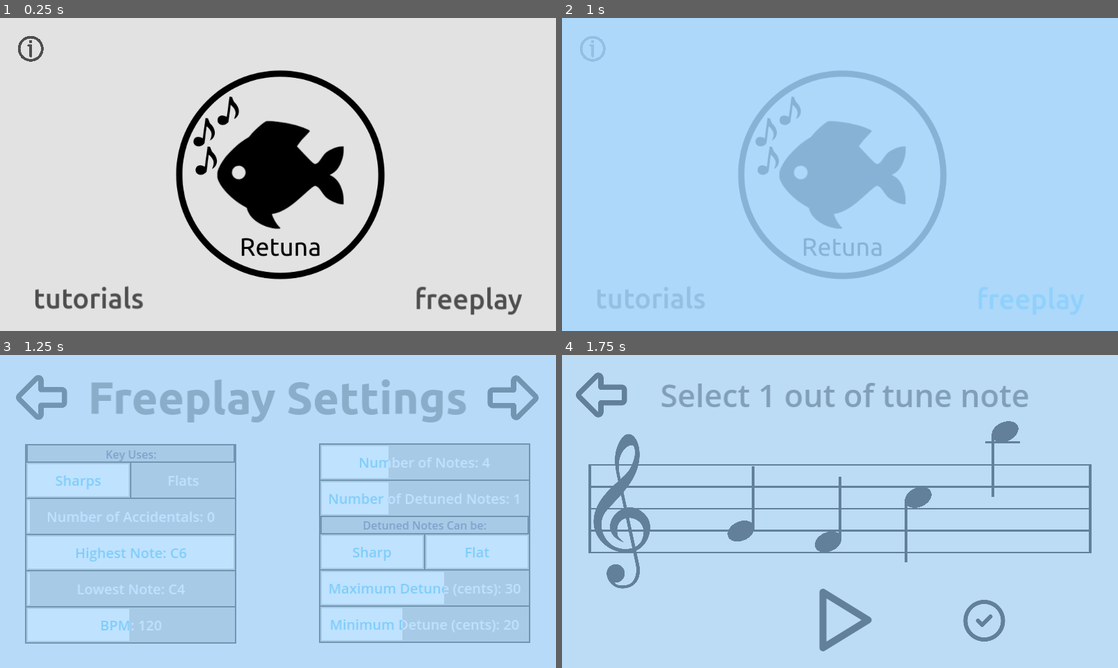
Above: before the commit, frames 1-4 (two rows, left to right).
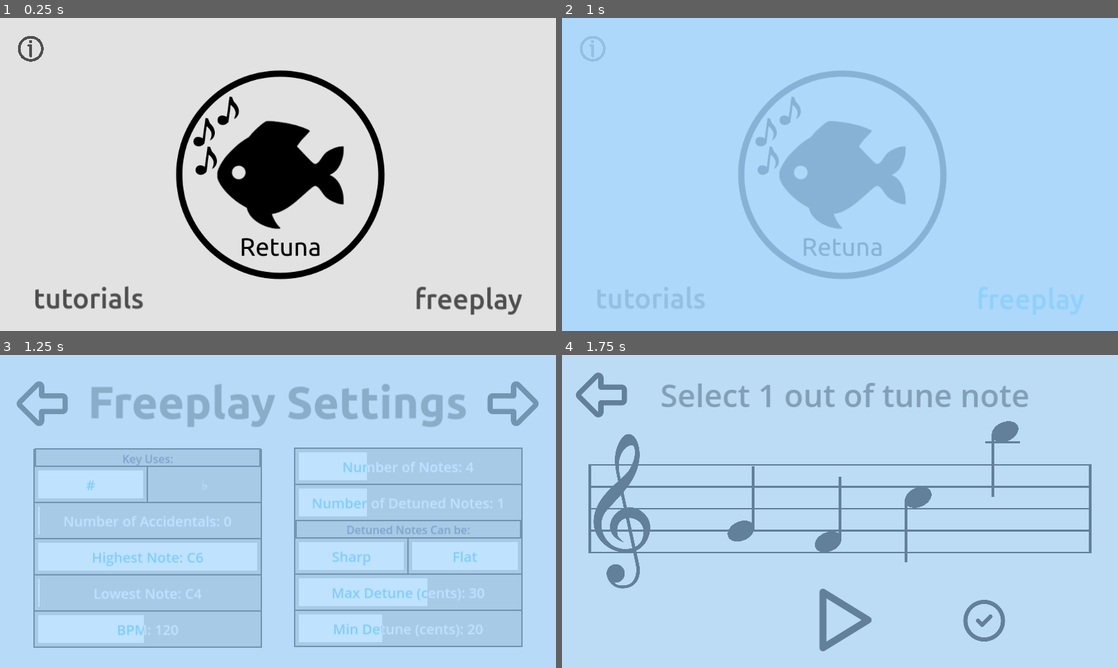
Above: after the commit, the same moments.

Repository: Sniggiho/COMP225-Reluna
Game: Godot game, scene res://Scenes/MainMenu/menuScreen.tscn
The game is run twice, just before and just after one commit, with the same random seed, the same clock (stepped at 60 frames per second) and the same inputs.
Inputs (mouse positions are in pixels of both pictures, inside the frame that each line leads up to; where the layout moved, square brackets give the same spot in the first picture):
- Up to frame 1 (0.25 s): no input
- Up to frame 2 (1 s): click "freeplay" at 0.5 s
- Up to frame 3 (1.25 s): no input
- Up to frame 4 (1.75 s): click (1073, 405) [1073, 398] at 1.25 s

Frames 1-2 are identical in both runs. In frame 3, 12% of the frame differs, in the area x 2-97%, y 6-94%; in frame 4, nothing differs.

Commit message:
Added inner margin to slider and list

Diff:
--- a/Project/Scenes/FreeplaySettingsMenu/FreeplaySettingsMenu.tscn
+++ b/Project/Scenes/FreeplaySettingsMenu/FreeplaySettingsMenu.tscn
@@ -46,10 +46,10 @@
 script = ExtResource("1_qg26p")
 
 [node name="BackButton" type="TextureButton" parent="."]
-offset_left = 28.0
-offset_top = 32.0
-offset_right = 268.0
-offset_bottom = 272.0
+offset_left = 30.0
+offset_top = 50.0
+offset_right = 270.0
+offset_bottom = 290.0
 scale = Vector2(0.75, 0.75)
 focus_neighbor_top = NodePath("../CenterContainer/VBoxContainer/CenterContainer/HBoxContainer/Column A/ColumnA/BPM")
 focus_neighbor_right = NodePath("../ForwardButton")
@@ -57,17 +57,11 @@
 texture_hover = ExtResource("3_sr1yc")
 texture_focused = ExtResource("3_sr1yc")
 
-[node name="NotesSettings" type="VBoxContainer" parent="."]
-offset_left = 397.0
-offset_top = 9.0
-offset_right = 1205.0
-offset_bottom = 969.0
-
 [node name="ForwardButton" type="TextureButton" parent="."]
 offset_left = 1388.0
-offset_top = 33.0
+offset_top = 50.0
 offset_right = 1628.0
-offset_bottom = 273.0
+offset_bottom = 290.0
 scale = Vector2(0.75, 0.75)
 focus_neighbor_left = NodePath("../BackButton")
 focus_neighbor_top = NodePath("../CenterContainer/VBoxContainer/CenterContainer/HBoxContainer/Column B/ColumnB/MinDetuneCents")
@@ -77,9 +71,8 @@
 flip_h = true
 
 [node name="CenterContainer" type="CenterContainer" parent="."]
-offset_top = -13.0
 offset_right = 1600.0
-offset_bottom = 887.0
+offset_bottom = 900.0
 mouse_filter = 2
 
 [node name="VBoxContainer" type="VBoxContainer" parent="CenterContainer"]
@@ -100,12 +93,13 @@
 [node name="HBoxContainer" type="HBoxContainer" parent="CenterContainer/VBoxContainer/CenterContainer"]
 layout_mode = 2
 mouse_filter = 2
-theme_override_constants/separation = 245
+theme_override_constants/separation = 100
 
 [node name="Column A" type="CenterContainer" parent="CenterContainer/VBoxContainer/CenterContainer/HBoxContainer"]
 layout_mode = 2
 
 [node name="ColumnA" type="VBoxContainer" parent="CenterContainer/VBoxContainer/CenterContainer/HBoxContainer/Column A"]
+custom_minimum_size = Vector2(650, 0)
 layout_mode = 2
 
 [node name="Accidental Choice" type="VBoxContainer" parent="CenterContainer/VBoxContainer/CenterContainer/HBoxContainer/Column A/ColumnA"]
@@ -125,7 +119,7 @@
 theme_override_styles/separator = SubResource("StyleBoxLine_pjunv")
 
 [node name="ColorRect" type="ColorRect" parent="CenterContainer/VBoxContainer/CenterContainer/HBoxContainer/Column A/ColumnA/Accidental Choice/HBoxContainer"]
-custom_minimum_size = Vector2(592, 50)
+custom_minimum_size = Vector2(642, 50)
 layout_mode = 2
 color = Color(0.683594, 0.683594, 0.683594, 1)
 
@@ -156,70 +150,73 @@
 [node name="BySharps" parent="CenterContainer/VBoxContainer/CenterContainer/HBoxContainer/Column A/ColumnA/Accidental Choice" node_paths=PackedStringArray("topFocus") instance=ExtResource("19_ik1lg")]
 custom_minimum_size = Vector2(0, 100)
 layout_mode = 2
+innerMargin = 10.0
 sharpPressed = true
 negativeColor = Color(0.6875, 0.6875, 0.6875, 1)
 negativeFontColor = Color(0.996094, 0.996094, 0.996094, 1)
 type = 0
 topFocus = NodePath("../../../../../../../../BackButton")
-leftLabel = "Sharps"
-rightLabel = "Flats"
+leftLabel = "#"
+rightLabel = "♭"
 
 [node name="Background" parent="CenterContainer/VBoxContainer/CenterContainer/HBoxContainer/Column A/ColumnA/Accidental Choice/BySharps" index="0"]
-offset_right = 604.0
+offset_right = 654.0
 offset_bottom = 104.0
 
 [node name="Foreground1" parent="CenterContainer/VBoxContainer/CenterContainer/HBoxContainer/Column A/ColumnA/Accidental Choice/BySharps" index="1"]
-offset_right = 300.0
-offset_bottom = 100.0
-color = Color(0.690196, 0.690196, 0.690196, 1)
+offset_right = 325.0
+offset_bottom = 100.0
 
 [node name="Foreground2" parent="CenterContainer/VBoxContainer/CenterContainer/HBoxContainer/Column A/ColumnA/Accidental Choice/BySharps" index="2"]
-offset_left = 300.0
-offset_right = 600.0
-offset_bottom = 100.0
-color = Color(0.690196, 0.690196, 0.690196, 1)
+offset_left = 325.0
+offset_right = 650.0
+offset_bottom = 100.0
 
 [node name="SharpButton" parent="CenterContainer/VBoxContainer/CenterContainer/HBoxContainer/Column A/ColumnA/Accidental Choice/BySharps" index="3"]
-offset_right = 298.0
+offset_right = 323.0
 offset_bottom = 100.0
 focus_neighbor_top = NodePath("../../../../../../../../../BackButton")
 
 [node name="ColorRect" parent="CenterContainer/VBoxContainer/CenterContainer/HBoxContainer/Column A/ColumnA/Accidental Choice/BySharps/SharpButton" index="0"]
-offset_right = 294.0
-offset_bottom = 96.0
+offset_left = 10.0
+offset_top = 10.0
+offset_right = 313.0
+offset_bottom = 90.0
 color = Color(1, 1, 1, 1)
 
 [node name="CenterContainer" parent="CenterContainer/VBoxContainer/CenterContainer/HBoxContainer/Column A/ColumnA/Accidental Choice/BySharps/SharpButton" index="1"]
-offset_right = 298.0
+offset_right = 323.0
 offset_bottom = 100.0
 
 [node name="RichTextLabel" parent="CenterContainer/VBoxContainer/CenterContainer/HBoxContainer/Column A/ColumnA/Accidental Choice/BySharps/SharpButton/CenterContainer" index="0"]
 theme_override_colors/default_color = Color(0.164706, 0.717647, 0.921569, 1)
 theme_override_font_sizes/normal_font_size = 40
-text = "Sharps"
+text = "#"
 
 [node name="FlatButton" parent="CenterContainer/VBoxContainer/CenterContainer/HBoxContainer/Column A/ColumnA/Accidental Choice/BySharps" index="4"]
-offset_left = 302.0
-offset_right = 600.0
+offset_left = 327.0
+offset_right = 650.0
 offset_bottom = 100.0
 focus_neighbor_top = NodePath("../../../../../../../../../BackButton")
 
 [node name="ColorRect" parent="CenterContainer/VBoxContainer/CenterContainer/HBoxContainer/Column A/ColumnA/Accidental Choice/BySharps/FlatButton" index="0"]
-offset_right = 294.0
-offset_bottom = 96.0
+offset_left = 10.0
+offset_top = 10.0
+offset_right = 313.0
+offset_bottom = 90.0
 color = Color(0.6875, 0.6875, 0.6875, 1)
 
 [node name="CenterContainer" parent="CenterContainer/VBoxContainer/CenterContainer/HBoxContainer/Column A/ColumnA/Accidental Choice/BySharps/FlatButton" index="1"]
-offset_right = 298.0
+offset_right = 323.0
 offset_bottom = 100.0
 
 [node name="RichTextLabel" parent="CenterContainer/VBoxContainer/CenterContainer/HBoxContainer/Column A/ColumnA/Accidental Choice/BySharps/FlatButton/CenterContainer" index="0"]
 theme_override_colors/default_color = Color(0.996094, 0.996094, 0.996094, 1)
 theme_override_font_sizes/normal_font_size = 40
-text = "Flats"
+text = "♭"
 
 [node name="Line2D" parent="CenterContainer/VBoxContainer/CenterContainer/HBoxContainer/Column A/ColumnA/Accidental Choice/BySharps" index="5"]
-points = PackedVector2Array(300, 0, 300, 100)
+points = PackedVector2Array(325, 0, 325, 100)
 
 [node name="NumAccidentals" parent="CenterContainer/VBoxContainer/CenterContainer/HBoxContainer/Column A/ColumnA" instance=ExtResource("18_2jqco")]
 custom_minimum_size = Vector2(0, 100)
@@ -229,6 +226,7 @@
 script = ExtResource("16_vterl")
 text = "Number of Accidentals"
 maxActualValue = 6
+innerMargin = 10.0
 height = 100.0
 
 [node name="MaxNote" parent="CenterContainer/VBoxContainer/CenterContainer/HBoxContainer/Column A/ColumnA" instance=ExtResource("18_2jqco")]
@@ -238,6 +236,7 @@
 value = 0.0
 script = ExtResource("20_ivtfm")
 text = "Highest Note"
+innerMargin = 10.0
 height = 100.0
 
 [node name="MinNote" parent="CenterContainer/VBoxContainer/CenterContainer/HBoxContainer/Column A/ColumnA" instance=ExtResource("18_2jqco")]
@@ -248,6 +247,7 @@
 script = ExtResource("19_08umj")
 text = "Lowest Note"
 maxActualValue = -1
+innerMargin = 10.0
 height = 100.0
 
 [node name="BPM" parent="CenterContainer/VBoxContainer/CenterContainer/HBoxContainer/Column A/ColumnA" instance=ExtResource("18_2jqco")]
@@ -261,12 +261,14 @@
 text = "BPM"
 minActualValue = 100
 maxActualValue = 240
+innerMargin = 10.0
 height = 100.0
 
 [node name="Column B" type="CenterContainer" parent="CenterContainer/VBoxContainer/CenterContainer/HBoxContainer"]
 layout_mode = 2
 
 [node name="ColumnB" type="VBoxContainer" parent="CenterContainer/VBoxContainer/CenterContainer/HBoxContainer/Column B"]
+custom_minimum_size = Vector2(650, 0)
 layout_mode = 2
 
 [node name="NumNotes" parent="CenterContainer/VBoxContainer/CenterContainer/HBoxContainer/Column B/ColumnB" instance=ExtResource("18_2jqco")]
@@ -278,6 +280,7 @@
 text = "Number of Notes"
 minActualValue = 4
 maxActualValue = 12
+innerMargin = 10.0
 height = 100.0
 
 [node name="NumDetunedNotes" parent="CenterContainer/VBoxContainer/CenterContainer/HBoxContainer/Column B/ColumnB" instance=ExtResource("18_2jqco")]
@@ -289,6 +292,7 @@
 text = "Number of Detuned Notes"
 minActualValue = 1
 maxActualValue = 3
+innerMargin = 10.0
 height = 100.0
 
 [node name="DetuneDirection" type="VBoxContainer" parent="CenterContainer/VBoxContainer/CenterContainer/HBoxContainer/Column B/ColumnB"]
@@ -309,7 +313,7 @@
 theme_override_styles/separator = SubResource("StyleBoxLine_kvu5a")
 
 [node name="ColorRect" type="ColorRect" parent="CenterContainer/VBoxContainer/CenterContainer/HBoxContainer/Column B/ColumnB/DetuneDirection/CenterContainer"]
-custom_minimum_size = Vector2(592, 50)
+custom_minimum_size = Vector2(642, 50)
 layout_mode = 2
 color = Color(0.6875, 0.6875, 0.6875, 1)
 
@@ -341,6 +345,7 @@
 custom_minimum_size = Vector2(0, 100)
 layout_mode = 2
 script = ExtResource("10_6dn0e")
+innerMargin = 10.0
 flatPressed = true
 negativeColor = Color(0.6875, 0.6875, 0.6875, 1)
 positiveColor = Color(1, 1, 1, 1)
@@ -353,7 +358,7 @@
 layout_mode = 0
 offset_left = -4.0
 offset_top = -4.0
-offset_right = 604.0
+offset_right = 654.0
 offset_bottom = 104.0
 mouse_filter = 2
 color = Color(0, 0, 0, 1)
@@ -361,7 +366,7 @@
 
 [node name="Foreground1" type="ColorRect" parent="CenterContainer/VBoxContainer/CenterContainer/HBoxContainer/Column B/ColumnB/DetuneDirection/DetuneDirection"]
 layout_mode = 0
-offset_right = 300.0
+offset_right = 325.0
 offset_bottom = 100.0
 mouse_filter = 2
 color = Color(0.690196, 0.690196, 0.690196, 1)
@@ -369,8 +374,8 @@
 
 [node name="Foreground2" type="ColorRect" parent="CenterContainer/VBoxContainer/CenterContainer/HBoxContainer/Column B/ColumnB/DetuneDirection/DetuneDirection"]
 layout_mode = 0
-offset_left = 300.0
-offset_right = 600.0
+offset_left = 325.0
+offset_right = 650.0
 offset_bottom = 100.0
 mouse_filter = 2
 color = Color(0.690196, 0.690196, 0.690196, 1)
@@ -378,7 +383,7 @@
 
 [node name="SharpButton" type="Button" parent="CenterContainer/VBoxContainer/CenterContainer/HBoxContainer/Column B/ColumnB/DetuneDirection/DetuneDirection"]
 layout_mode = 0
-offset_right = 298.0
+offset_right = 323.0
 offset_bottom = 100.0
 theme_override_styles/focus = SubResource("StyleBoxEmpty_jsukl")
 text = "Sharp"
@@ -387,16 +392,16 @@
 
 [node name="ColorRect" type="ColorRect" parent="CenterContainer/VBoxContainer/CenterContainer/HBoxContainer/Column B/ColumnB/DetuneDirection/DetuneDirection/SharpButton"]
 layout_mode = 0
-offset_left = 4.0
-offset_top = 4.0
-offset_right = 294.0
-offset_bottom = 96.0
+offset_left = 10.0
+offset_top = 10.0
+offset_right = 313.0
+offset_bottom = 90.0
 mouse_filter = 2
 metadata/_edit_lock_ = true
 
 [node name="CenterContainer" type="CenterContainer" parent="CenterContainer/VBoxContainer/CenterContainer/HBoxContainer/Column B/ColumnB/DetuneDirection/DetuneDirection/SharpButton"]
 layout_mode = 0
-offset_right = 298.0
+offset_right = 323.0
 offset_bottom = 100.0
 metadata/_edit_lock_ = true
 
@@ -413,8 +418,8 @@
 
 [node name="FlatButton" type="Button" parent="CenterContainer/VBoxContainer/CenterContainer/HBoxContainer/Column B/ColumnB/DetuneDirection/DetuneDirection"]
 layout_mode = 2
-offset_left = 302.0
-offset_right = 600.0
+offset_left = 327.0
+offset_right = 650.0
 offset_bottom = 100.0
 theme_override_styles/focus = SubResource("StyleBoxEmpty_7w4nd")
 text = "Flat"
@@ -423,16 +428,16 @@
 
 [node name="ColorRect" type="ColorRect" parent="CenterContainer/VBoxContainer/CenterContainer/HBoxContainer/Column B/ColumnB/DetuneDirection/DetuneDirection/FlatButton"]
 layout_mode = 0
-offset_left = 4.0
-offset_top = 4.0
-offset_right = 294.0
-offset_bottom = 96.0
+offset_left = 10.0
+offset_top = 10.0
+offset_right = 313.0
+offset_bottom = 90.0
 mouse_filter = 2
 metadata/_edit_lock_ = true
 
 [node name="CenterContainer" type="CenterContainer" parent="CenterContainer/VBoxContainer/CenterContainer/HBoxContainer/Column B/ColumnB/DetuneDirection/DetuneDirection/FlatButton"]
 layout_mode = 0
-offset_right = 298.0
+offset_right = 323.0
 offset_bottom = 100.0
 metadata/_edit_lock_ = true
 
@@ -449,7 +454,7 @@
 metadata/_edit_lock_ = true
 
 [node name="Line2D" type="Line2D" parent="CenterContainer/VBoxContainer/CenterContainer/HBoxContainer/Column B/ColumnB/DetuneDirection/DetuneDirection"]
-points = PackedVector2Array(300, 0, 300, 100)
+points = PackedVector2Array(325, 0, 325, 100)
 width = 4.0
 default_color = Color(0, 0, 0, 1)
 metadata/_edit_lock_ = true
@@ -461,9 +466,10 @@
 step = 5.0
 value = 30.0
 script = ExtResource("21_oi6lf")
-text = "Maximum Detune (cents)"
+text = "Max Detune (cents)"
 minActualValue = 5
 maxActualValue = 50
+innerMargin = 10.0
 height = 100.0
 
 [node name="MinDetuneCents" parent="CenterContainer/VBoxContainer/CenterContainer/HBoxContainer/Column B/ColumnB" instance=ExtResource("18_2jqco")]
@@ -474,31 +480,32 @@
 step = 5.0
 value = 20.0
 script = ExtResource("22_ha0as")
-text = "Minimum Detune (cents)"
+text = "Min Detune (cents)"
 minActualValue = 5
 maxActualValue = 50
+innerMargin = 10.0
 height = 100.0
 
 [node name="Line2D" type="Line2D" parent="."]
-position = Vector2(920, 464)
+position = Vector2(848, 479)
 points = PackedVector2Array(0, 0, 0, 50)
 width = 4.0
 default_color = Color(0, 0, 0, 1)
 
-[node name="Line2D2" type="Line2D" parent="."]
-position = Vector2(1524, 463)
+[node name="Line2D3" type="Line2D" parent="."]
+position = Vector2(98, 270)
 points = PackedVector2Array(0, 0, 0, 50)
 width = 4.0
 default_color = Color(0, 0, 0, 1)
 
-[node name="Line2D" type="Line2D" parent="Line2D2"]
-position = Vector2(-1449, -206)
+[node name="Line2D4" type="Line2D" parent="."]
+position = Vector2(752, 270)
 points = PackedVector2Array(0, 0, 0, 50)
 width = 4.0
 default_color = Color(0, 0, 0, 1)
 
-[node name="Line2D2" type="Line2D" parent="Line2D2"]
-position = Vector2(-845, -206)
+[node name="Line2D2" type="Line2D" parent="."]
+position = Vector2(1502, 477)
 points = PackedVector2Array(0, 0, 0, 50)
 width = 4.0
 default_color = Color(0, 0, 0, 1)
--- a/Project/Scenes/NewHSlider/NewHSlider.gd
+++ b/Project/Scenes/NewHSlider/NewHSlider.gd
@@ -12,6 +12,8 @@
 
 ## Margin number of pixels for a border
 @export var margin : float = 20
+
+@export var innerMargin : float = 10
 
 ## A given height
 @export var height : float = 20
@@ -68,9 +70,9 @@
 func _updateSelectedSize() -> void:
 	if not flip:
 		# Improved so while (min_value < max_value), min_value can be anything and the bar still works
-		$Selected.position = Vector2(margin, margin)
-		$Selected.size.x = (value - min_value) / (max_value - min_value) * self.size.x - 2 * margin
-		$Selected.size.y = self.size.y - 2 * margin
+		$Selected.position = Vector2(innerMargin, innerMargin)
+		$Selected.size.x = (value - min_value) / (max_value - min_value) * self.size.x - 2 * innerMargin
+		$Selected.size.y = self.size.y - 2 * innerMargin
 
 		if $Selected.size.x < 5:
 			$Selected.size.x = 5
--- a/Project/Scenes/NewHSlider/NewHSlider.tscn
+++ b/Project/Scenes/NewHSlider/NewHSlider.tscn
@@ -7,7 +7,7 @@
 [sub_resource type="ShaderMaterial" id="ShaderMaterial_oc08h"]
 resource_local_to_scene = true
 shader = ExtResource("5_fu81e")
-shader_parameter/rightEdge = 0.451392
+shader_parameter/rightEdge = 0.408051
 shader_parameter/positiveTextColor = null
 shader_parameter/negativeTextColor = null
 
@@ -15,13 +15,14 @@
 custom_minimum_size = Vector2(0, 50)
 offset_left = 254.0
 offset_top = 140.0
-offset_right = 1363.0
-offset_bottom = 430.0
+offset_right = 1264.0
+offset_bottom = 656.0
 max_value = 15.0
 value = 4.0
 script = ExtResource("1_176bh")
 text = "Label"
 margin = 4.0
+innerMargin = 30.0
 height = 50.0
 backgroundColor = Color(0.690196, 0.690196, 0.690196, 1)
 backgroundSelectedColor = Color(0.654902, 0.811765, 0.882353, 1)
@@ -32,33 +33,33 @@
 layout_mode = 2
 offset_left = -4.0
 offset_top = -4.0
-offset_right = 1113.0
-offset_bottom = 294.0
+offset_right = 1014.0
+offset_bottom = 520.0
 mouse_filter = 2
 color = Color(0, 0, 0, 1)
 metadata/_edit_lock_ = true
 
 [node name="Background" type="ColorRect" parent="."]
 layout_mode = 2
-offset_right = 1109.0
-offset_bottom = 290.0
+offset_right = 1010.0
+offset_bottom = 516.0
 mouse_filter = 2
 color = Color(0.690196, 0.690196, 0.690196, 1)
 metadata/_edit_lock_ = true
 
 [node name="Selected" type="ColorRect" parent="."]
 layout_mode = 2
-offset_left = 4.0
-offset_top = 4.0
-offset_right = 291.733
-offset_bottom = 286.0
+offset_left = 30.0
+offset_top = 30.0
+offset_right = 239.333
+offset_bottom = 486.0
 metadata/_edit_lock_ = true
 
 [node name="CenterContainer" type="CenterContainer" parent="."]
-custom_minimum_size = Vector2(1109, 290)
+custom_minimum_size = Vector2(1010, 516)
 layout_mode = 1
-offset_right = 1109.0
-offset_bottom = 290.0
+offset_right = 1010.0
+offset_bottom = 516.0
 metadata/_edit_lock_ = true
 
 [node name="Text" type="RichTextLabel" parent="CenterContainer"]
@@ -67,7 +68,7 @@
 layout_mode = 2
 mouse_filter = 2
 theme_override_colors/font_outline_color = Color(0, 0, 0, 0)
-theme_override_font_sizes/normal_font_size = 116
+theme_override_font_sizes/normal_font_size = 206
 text = "Label"
 fit_content = true
 scroll_active = false
--- a/Project/Scenes/NewItemList/NewItemList.gd
+++ b/Project/Scenes/NewItemList/NewItemList.gd
@@ -2,6 +2,8 @@
 extends Control
 
 @export var backgroundMargin : int = 4
+
+@export var innerMargin : float = 4
 
 @export var sharpPressed : bool = true
 @export var flatPressed : bool = false
@@ -78,11 +80,11 @@
 
 
 
-	$SharpButton/ColorRect.position = Vector2(backgroundMargin, backgroundMargin)
-	$SharpButton/ColorRect.size = $SharpButton.size - 2 * Vector2(backgroundMargin, backgroundMargin)
-
-	$FlatButton/ColorRect.position = Vector2(backgroundMargin, backgroundMargin)
-	$FlatButton/ColorRect.size = $FlatButton.size - 2 * Vector2(backgroundMargin, backgroundMargin)
+	$SharpButton/ColorRect.position = Vector2(innerMargin, innerMargin)
+	$SharpButton/ColorRect.size = $SharpButton.size - 2 * Vector2(innerMargin, innerMargin)
+
+	$FlatButton/ColorRect.position = Vector2(innerMargin, innerMargin)
+	$FlatButton/ColorRect.size = $FlatButton.size - 2 * Vector2(innerMargin, innerMargin)
 
 	$SharpButton/CenterContainer.size = $SharpButton.size
 	$FlatButton/CenterContainer.size = $FlatButton.size
--- a/Project/Scenes/NewItemList/NewItemList.tscn
+++ b/Project/Scenes/NewItemList/NewItemList.tscn
@@ -12,6 +12,7 @@
 offset_right = 1309.0
 offset_bottom = 369.0
 script = ExtResource("1_b6lh1")
+innerMargin = 20.0
 sharpPressed = false
 negativeColor = Color(0.447059, 0.447059, 0.447059, 1)
 positiveColor = Color(1, 1, 1, 1)
@@ -58,10 +59,10 @@
 
 [node name="ColorRect" type="ColorRect" parent="SharpButton"]
 layout_mode = 0
-offset_left = 4.0
-offset_top = 4.0
-offset_right = 648.5
-offset_bottom = 365.0
+offset_left = 20.0
+offset_top = 20.0
+offset_right = 632.5
+offset_bottom = 349.0
 mouse_filter = 2
 color = Color(0.447059, 0.447059, 0.447059, 1)
 metadata/_edit_lock_ = true
@@ -95,10 +96,10 @@
 
 [node name="ColorRect" type="ColorRect" parent="FlatButton"]
 layout_mode = 0
-offset_left = 4.0
-offset_top = 4.0
-offset_right = 648.5
-offset_bottom = 365.0
+offset_left = 20.0
+offset_top = 20.0
+offset_right = 632.5
+offset_bottom = 349.0
 mouse_filter = 2
 color = Color(0.447059, 0.447059, 0.447059, 1)
 metadata/_edit_lock_ = true
